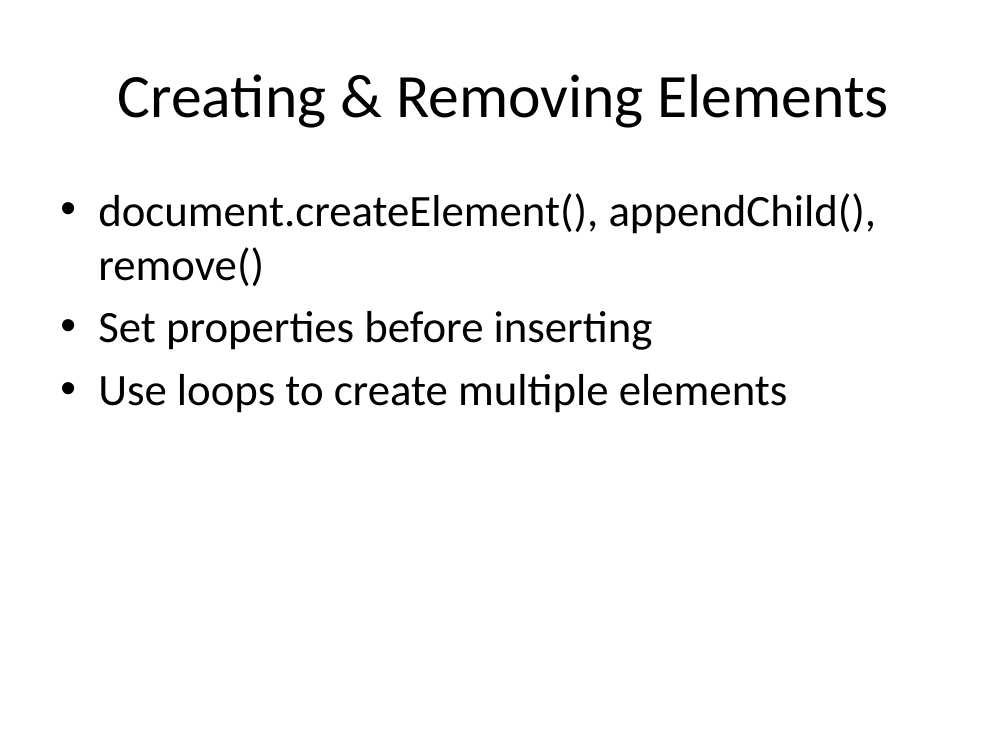
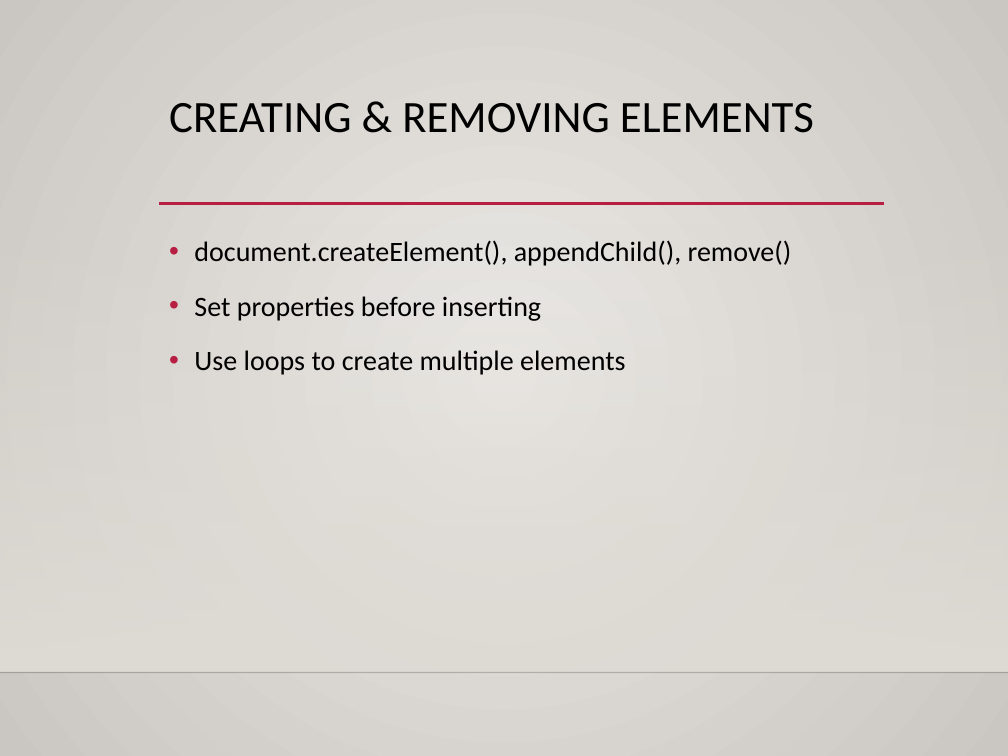
Before and after one commit to dtarvin/JavaScript-Class, a slide deck: slide 6 of slides for class/JS_Week4_Slides.pptx. Drawn at 1008x756 pixels with LibreOffice and Linux fonts; fonts in the diff are those of the drawing; background and template pictures are left out. Boxes give left, top, right and bottom in pixels: in the first picture for what was removed or moved away, otherwise in the second. Text is boxed around its words. In the diff, an @@ line names an element or a change of style, - is before the commit and + after.

Commit message:
formatting slides and editing slides

```diff
--- a/slides for class/JS_Week4_Slides.pptx
+++ b/slides for class/JS_Week4_Slides.pptx
@@ background #FFFFFF to gradient #ECEAE7 to #CAC7C1 @@
@@ title "CREATING & REMOVING ELEMENTS" at box(169, 103, 814, 133): vertical alignment middle to top @@
@@ title at box(169, 103, 814, 133): text changed; size 44 to 32 pt @@
-Creating & Removing Elements
+CREATING & REMOVING ELEMENTS
@@ line added from (159, 204) to (884, 204), #B71E42 2.5 pt @@
@@ rectangle added at box(0, 222, 1008, 671), fill gradient #DFDBD5 @@
@@ text "document.createElement(), appendChild(), remove()": place and size @@
-text "document.createElement(), appendChild(), remove()" at box(98, 193, 877, 413)
+text "document.createElement(), appendChild(), remove()" at box(194, 240, 792, 375)
@@ text "document.createElement(), appendChild(), remove()" at box(194, 240, 792, 375): size 32 to 20 pt; indent changed; line spacing 1 to 1.2; more space between paragraphs @@
@@ line added from (0, 672) to (1008, 672), #000001 1 pt @@
```
Also in this commit, not shown: 18 other slides changed, 28 other files.
